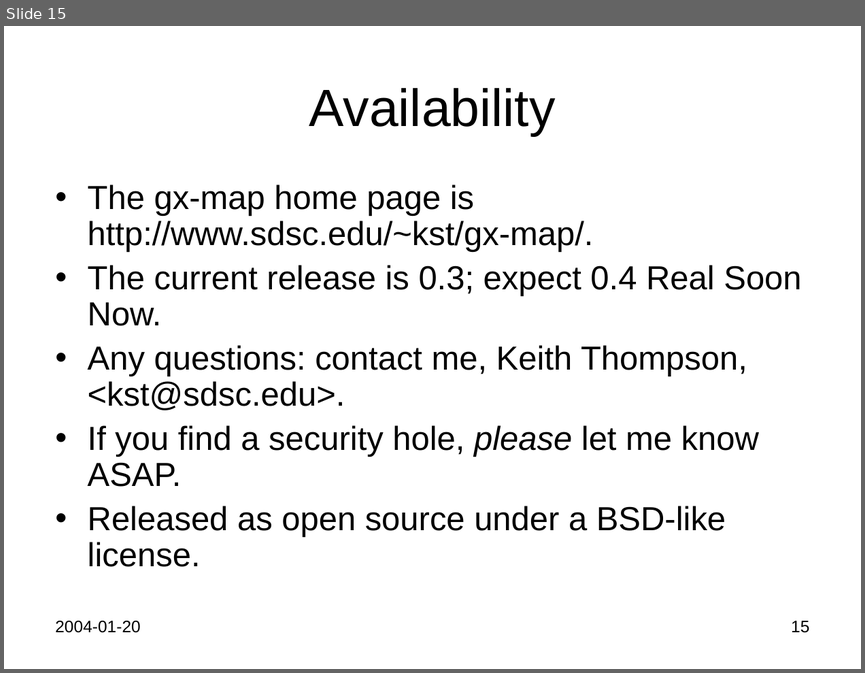
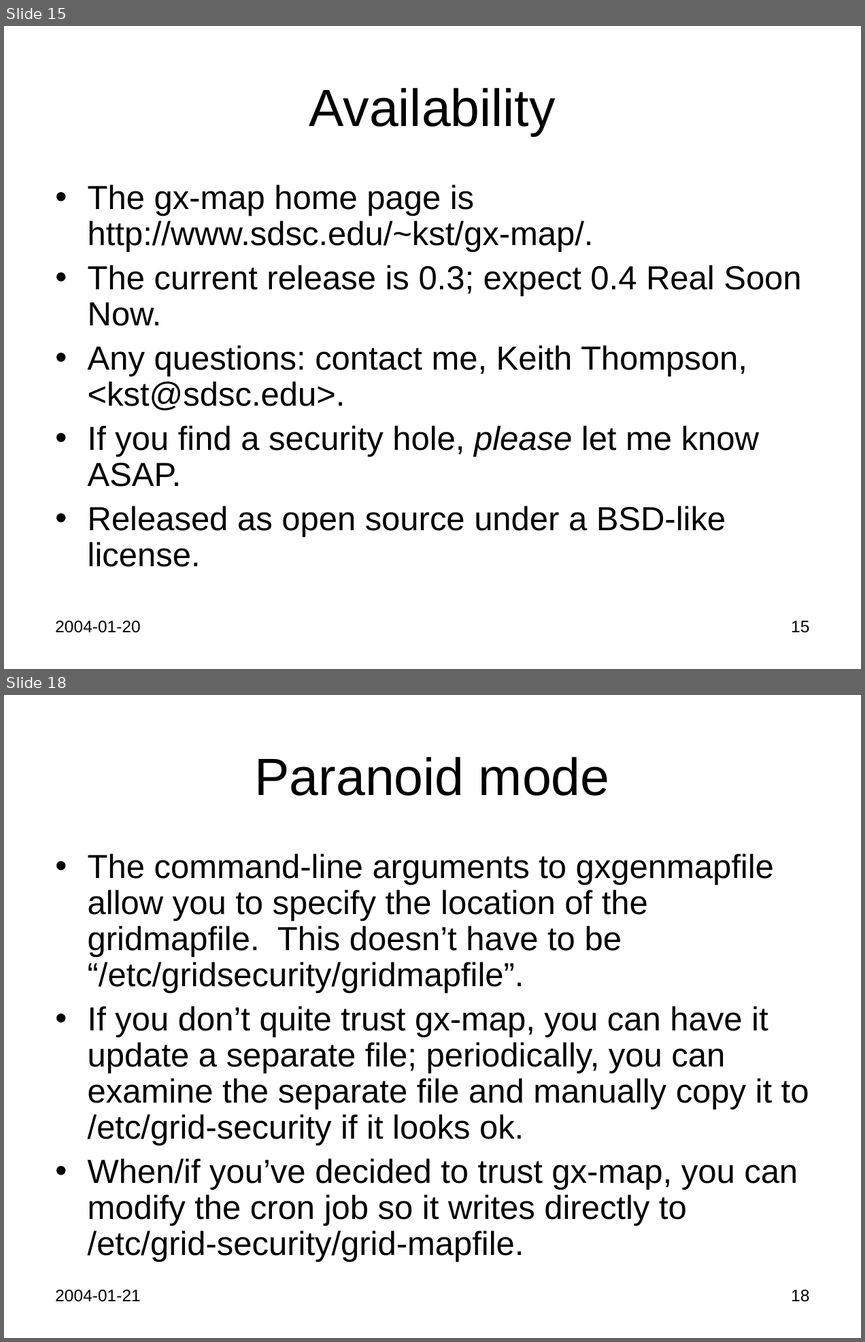
Before and after one commit to Keith-S-Thompson/gx-map, a slide deck: gx-map.ppt. Shown one above the other, each under a label of ours: slide 15 before the commit, slides 15 and 18 after it; the slides between them are not shown. The pictures are 865x673 and 865x1342 pixels, drawn with LibreOffice and Linux fonts; fonts in the diff are those of the drawing. Boxes give left, top, right and bottom in pixels: in the first picture for what was removed or moved away, otherwise in the second. Text is boxed around its words. In the diff, an @@ line names an element or a change of style, - is before the commit and + after.

```diff
--- a/gx-map.ppt
+++ b/gx-map.ppt
@@ slide 18 added at [4,695,861,1338], background #FFFFFF @@
@@ title added at [255,757,610,796], 44 pt, text #000000 @@
+Paranoid mode
@@ text added at [88,853,809,1261], 28 pt, text #000000 @@
+• The command-line arguments to gxgenmapfile allow you to specify the location of the gridmapfile. This doesn’t have to be “/etc/gridsecurity/gridmapfile”.
+• If you don’t quite trust gx-map, you can have it update a separate file; periodically, you can examine the separate file and manually copy it to /etc/grid-security if it looks ok.
+• When/if you’ve decided to trust gx-map, you can modify the cron job so it writes directly to /etc/grid-security/grid-mapfile.
@@ text added at [55,1289,140,1302], 14 pt, text #000000 @@
+2004-01-21
@@ page number added at [791,1289,809,1302], 14 pt, text #000000 @@
+18
```
Also in this commit, not shown: 1 slide changed, 13 other slides added.
